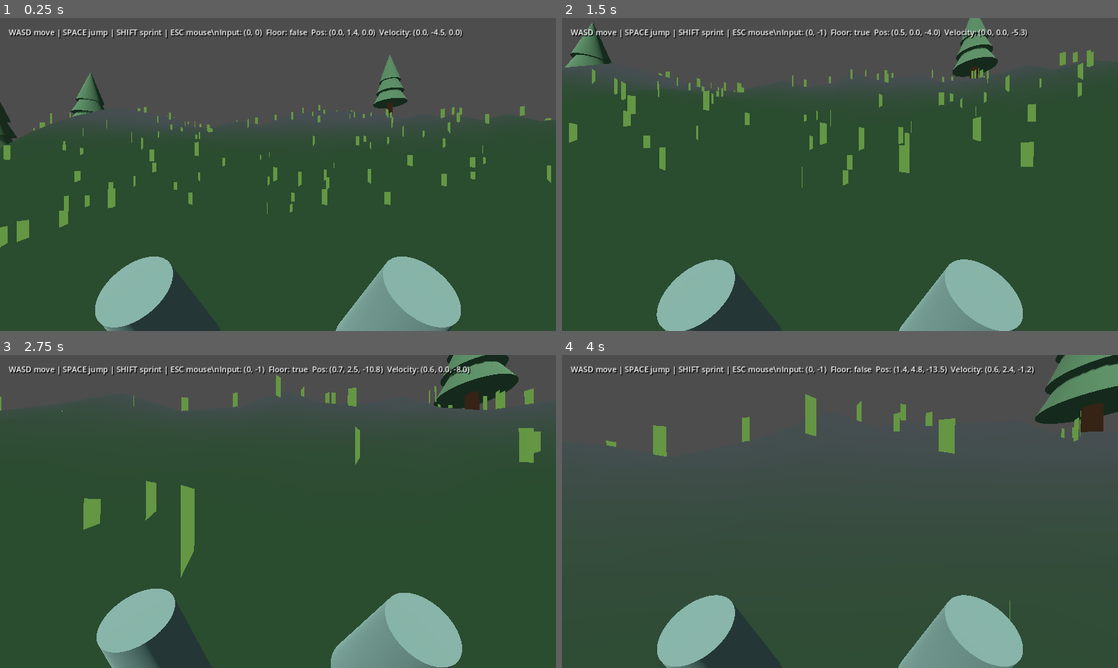
Above: before the commit, frames 1-4 (two rows, left to right).
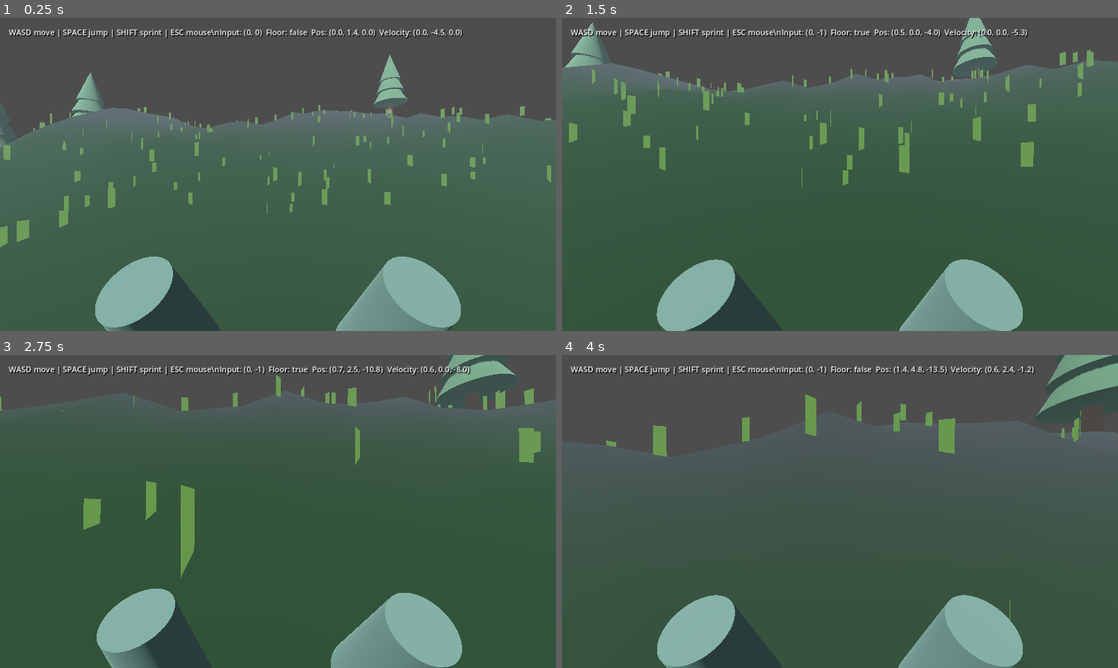
Above: after the commit, the same moments.

Repository: noval000/survival
Game: Godot game, scene res://scenes/Main.tscn
The game is run twice, just before and just after one commit, with the same random seed, the same clock (stepped at 60 frames per second) and the same inputs.
Inputs (mouse positions are in pixels of both pictures, inside the frame that each line leads up to):
- Up to frame 1 (0.25 s): no input
- Up to frame 2 (1.5 s): move the mouse to (867, 174) at 0.52 s; hold Shift (sprint) 0.53-1.28 s; hold W (move_forward) from 0.53 s (still down); tap Space (jump) at 0.77 s; move the mouse to (812, 174) at 1.27 s; tap Shift (sprint) at 1.35 s
- Up to frame 3 (2.75 s): keep holding W (move_forward); tap Space (jump) at 1.52 s; move the mouse to (289, 505) at 2.02 s; hold Shift (sprint) from 2.03 s (still down)
- Up to frame 4 (4 s): keep holding W (move_forward); move the mouse to (834, 517) at 2.77 s; release Shift (sprint) at 2.78 s; tap Shift (sprint) at 2.85 s; tap Space (jump) at 3.02, 3.77 s; move the mouse to (878, 514) at 3.52 s; hold Shift (sprint) from 3.53 s (still down)

The runs differ from the first frame. In frame 1, 46% of the frame differs, in the area x 0-100%, y 11-92%; in frame 2, 22%; in frame 3, 2.0%; in frame 4, 2.7%.

Commit message:
Tune sunlight, shadows and distance fog for island atmosphere

Diff:
--- a/godot/scenes/Main.tscn
+++ b/godot/scenes/Main.tscn
@@ -12,7 +12,12 @@
 background_color = Color(0.57, 0.75, 0.85, 1)
 ambient_light_source = 2
 ambient_light_color = Color(0.76, 0.81, 0.88, 1)
-ambient_light_energy = 0.6
+ambient_light_energy = 0.65
+reflected_light_source = 2
+fog_enabled = true
+fog_light_color = Color(0.66, 0.77, 0.80, 1)
+fog_light_energy = 0.75
+fog_density = 0.006
 tonemap_mode = 2
 
 [node name="Main" type="Node3D"]
@@ -22,8 +27,9 @@
 
 [node name="Sun" type="DirectionalLight3D" parent="."]
 rotation_degrees = Vector3(-48, -30, 0)
-light_energy = 1.5
+light_energy = 1.3
 shadow_enabled = true
+directional_shadow_max_distance = 90.0
 
 [node name="IslandWorld" type="Node3D" parent="."]
 script = ExtResource("2")
